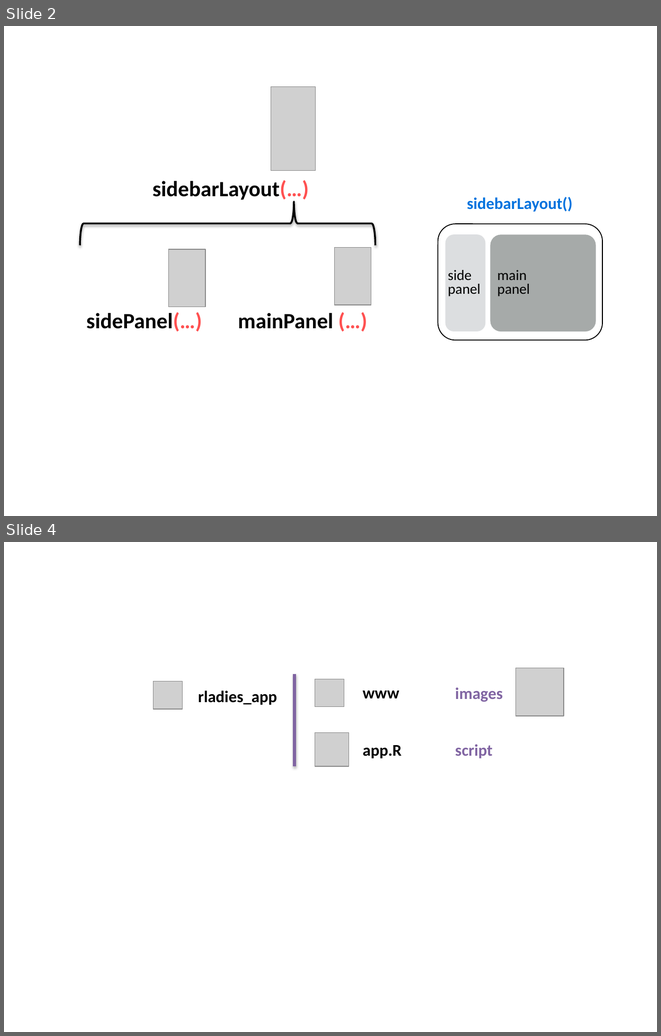
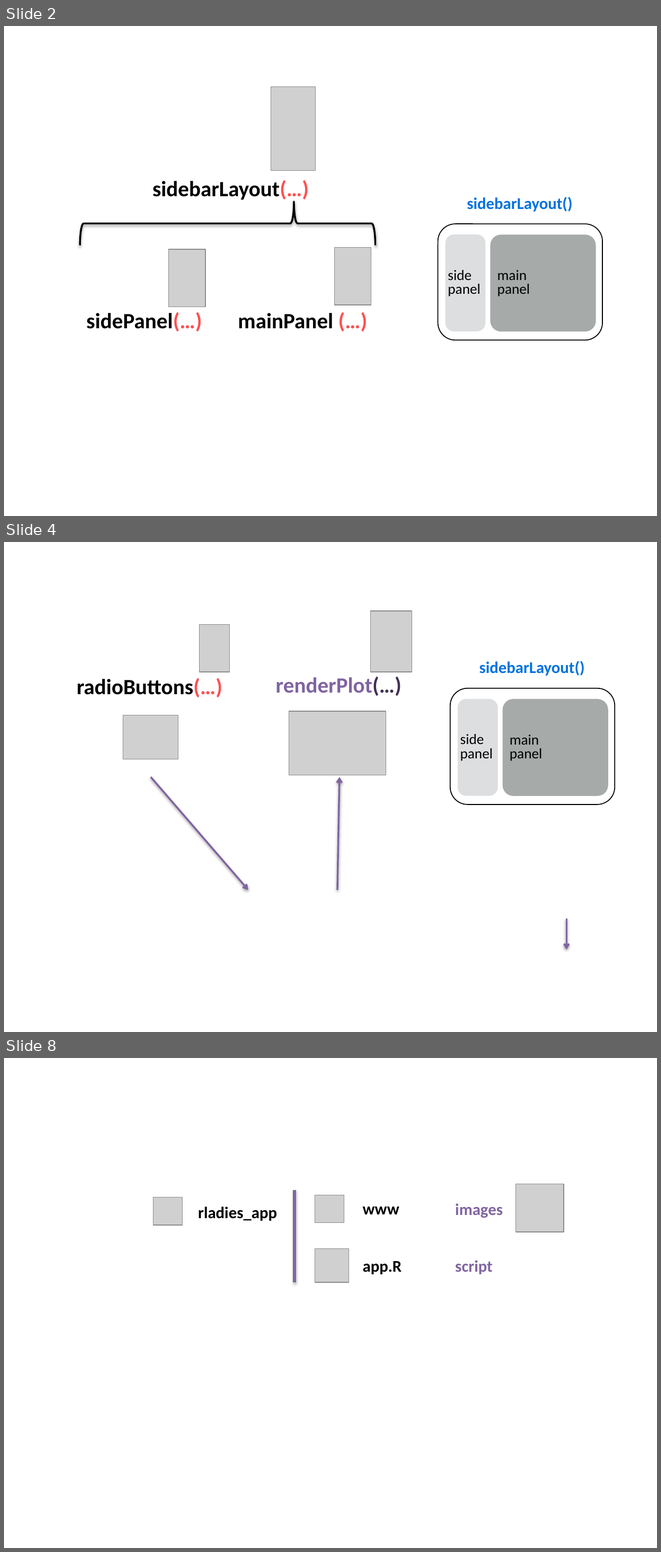
Before and after one commit to flor14/rladies_shiny_meetup_2020, a slide deck: shiny2020.pptx. Shown one above the other, each under a label of ours: slides 2 and 4 before the commit, slides 2, 4 and 8 after it; the slides between them are not shown. The pictures are 661x1036 and 661x1552 pixels, drawn with LibreOffice and Linux fonts; fonts in the diff are those of the drawing; grey boxes stand for pictures. Boxes give left, top, right and bottom in pixels: in the first picture for what was removed or moved away, otherwise in the second. Text is boxed around its words. In the diff, an @@ line names an element or a change of style, - is before the commit and + after.

```diff
--- a/shiny2020.pptx
+++ b/shiny2020.pptx
@@ slide 4 added at <box>4,542,657,1032</box>, background #FFFFFF @@
@@ picture added at <box>370,611,412,672</box> @@
@@ group added at <box>77,624,615,889</box>: 3 rounded rectangles, 2 texts, 2 pictures, 1 arrow @@
+side
+panel
+main
+panel
+sidebarLayout()
+radioButtons(…)
@@ text added at <box>276,676,402,696</box>, 24 pt, text #8064A2, bold @@
+renderPlot(…)
@@ picture added at <box>289,711,386,775</box> @@
@@ arrow added from (338, 889) to (339, 777), #8064A2 2 pt @@
@@ arrow added from (566, 918) to (566, 950), #8064A2 2 pt @@
@@ what was slide 4 is now slide 8 @@
```
Also in this commit, not shown: 1 slide changed, 3 other slides added, 8 other files.
